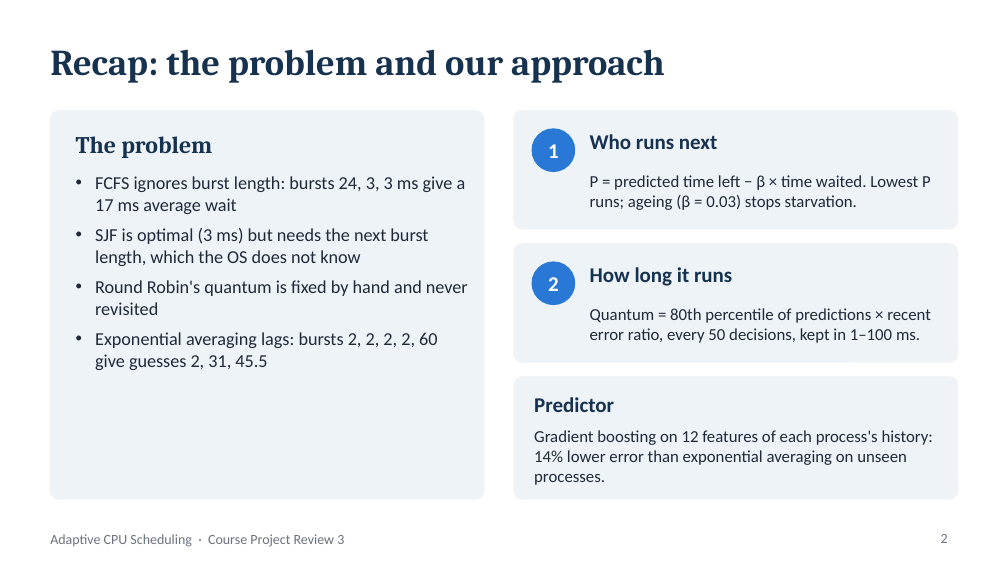
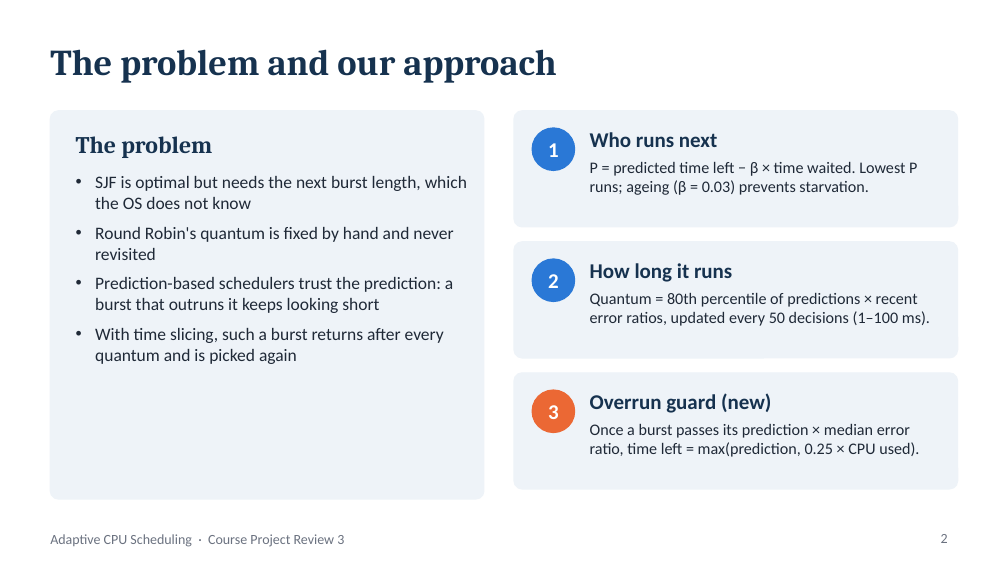
Before and after one commit to Shivaansh29/Adaptive-CPU-Scheduling-project-OS, a slide deck: slide 2 of docs/reviews/Review_3.pptx. Drawn at 1008x567 pixels with LibreOffice and Linux fonts; fonts in the diff are those of the drawing. Boxes give left, top, right and bottom in pixels: in the first picture for what was removed or moved away, otherwise in the second. Text is boxed around its words. In the diff, an @@ line names an element or a change of style, - is before the commit and + after.

```diff
--- a/docs/reviews/Review_3.pptx
+++ b/docs/reviews/Review_3.pptx
@@ title at bbox=[50, 49, 556, 83]: text changed @@
-Recap: the problem and our approach
+The problem and our approach
@@ text at bbox=[95, 176, 467, 209]: text changed; size 13 to 12.5 pt @@
-• FCFS ignores burst length: bursts 24, 3, 3 ms give a 17 ms average wait
-• SJF is optimal (3 ms) but needs the next burst length, which the OS does not know
+• SJF is optimal but needs the next burst length, which the OS does not know
@@ text at bbox=[590, 162, 917, 195]: text changed; size 12 to 11.5 pt @@
-P = predicted time left − β × time waited. Lowest P runs; ageing (β = 0.03) stops starvation.
+P = predicted time left − β × time waited. Lowest P runs; ageing (β = 0.03) prevents starvation.
@@ text "P = predicted time left ..." at bbox=[590, 162, 917, 195]: vertical alignment middle to top @@
@@ text at bbox=[95, 227, 453, 260]: size 13 to 12.5 pt in "Round Robin's quantum is fixed by hand ..." @@
@@ rounded rectangle: place and size @@
-rounded rectangle at bbox=[514, 244, 958, 362]
+rounded rectangle at bbox=[514, 242, 958, 358]
@@ text "How long it runs": place and size @@
-text "How long it runs" at bbox=[590, 267, 732, 286]
+text "How long it runs" at bbox=[590, 263, 732, 282]
@@ text at bbox=[95, 277, 453, 364]: text changed; size 13 to 12.5 pt @@
-• Exponential averaging lags: bursts 2, 2, 2, 2, 60 give guesses 2, 31, 45.5
+• Prediction-based schedulers trust the prediction: a burst that outruns it keeps looking short
+• With time slicing, such a burst returns after every quantum and is picked again
@@ text "Quantum = 80th percentile of ..." at bbox=[590, 293, 930, 326]: vertical alignment middle to top @@
@@ text at bbox=[590, 293, 930, 326]: text changed; size 12 to 11.5 pt @@
-Quantum = 80th percentile of predictions × recent error ratio, every 50 decisions, kept in 1–100 ms.
+Quantum = 80th percentile of predictions × recent error ratios, updated every 50 decisions (1–100 ms).
@@ proportions changed in 3 elements at bbox=[514, 111, 958, 227], bbox=[514, 242, 958, 358], bbox=[514, 373, 958, 489] @@
@@ rounded rectangle: place and size @@
-rounded rectangle at bbox=[514, 377, 958, 499]
+rounded rectangle at bbox=[514, 373, 958, 489]
@@ ellipse added at bbox=[532, 390, 575, 432], fill #EB6834, outline #EB6834 1 pt @@
@@ text removed at bbox=[534, 397, 614, 412] @@
-Predictor
@@ text added at bbox=[548, 405, 559, 419], 15 pt, text #FFFFFF, bold @@
+3
@@ text added at bbox=[590, 393, 771, 413], 15 pt, text #16324F, bold @@
+Overrun guard (new)
@@ text removed at bbox=[534, 430, 933, 485] @@
-Gradient boosting on 12 features of each process's history: 14% lower error than exponential averaging on unseen processes.
@@ text added at bbox=[590, 424, 919, 457], 11.5 pt, text #1F2937 @@
+Once a burst passes its prediction × median error ratio, time left = max(prediction, 0.25 × CPU used).
```
Also in this commit, not shown: 5 other slides changed, 5 slides added, 4 slides removed, 19 other files.
